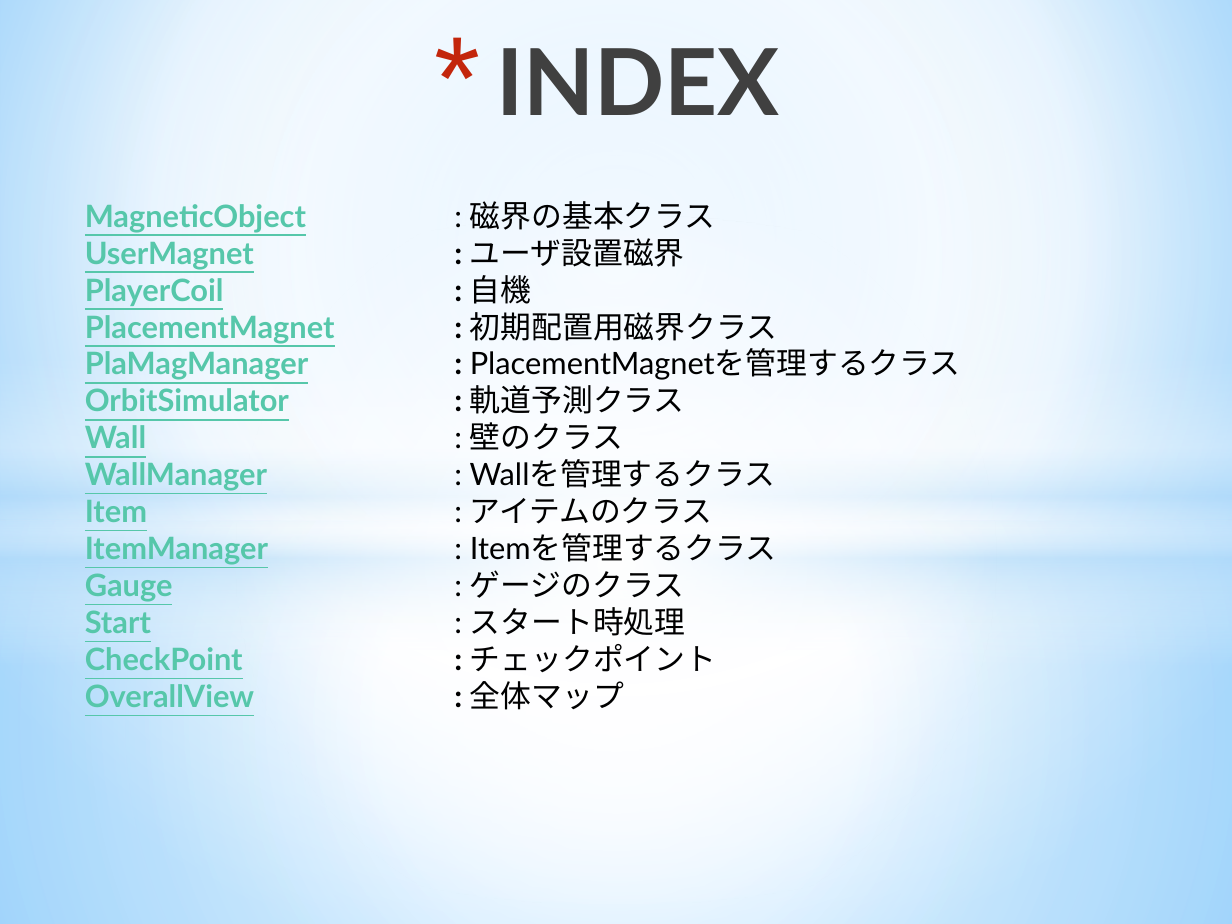
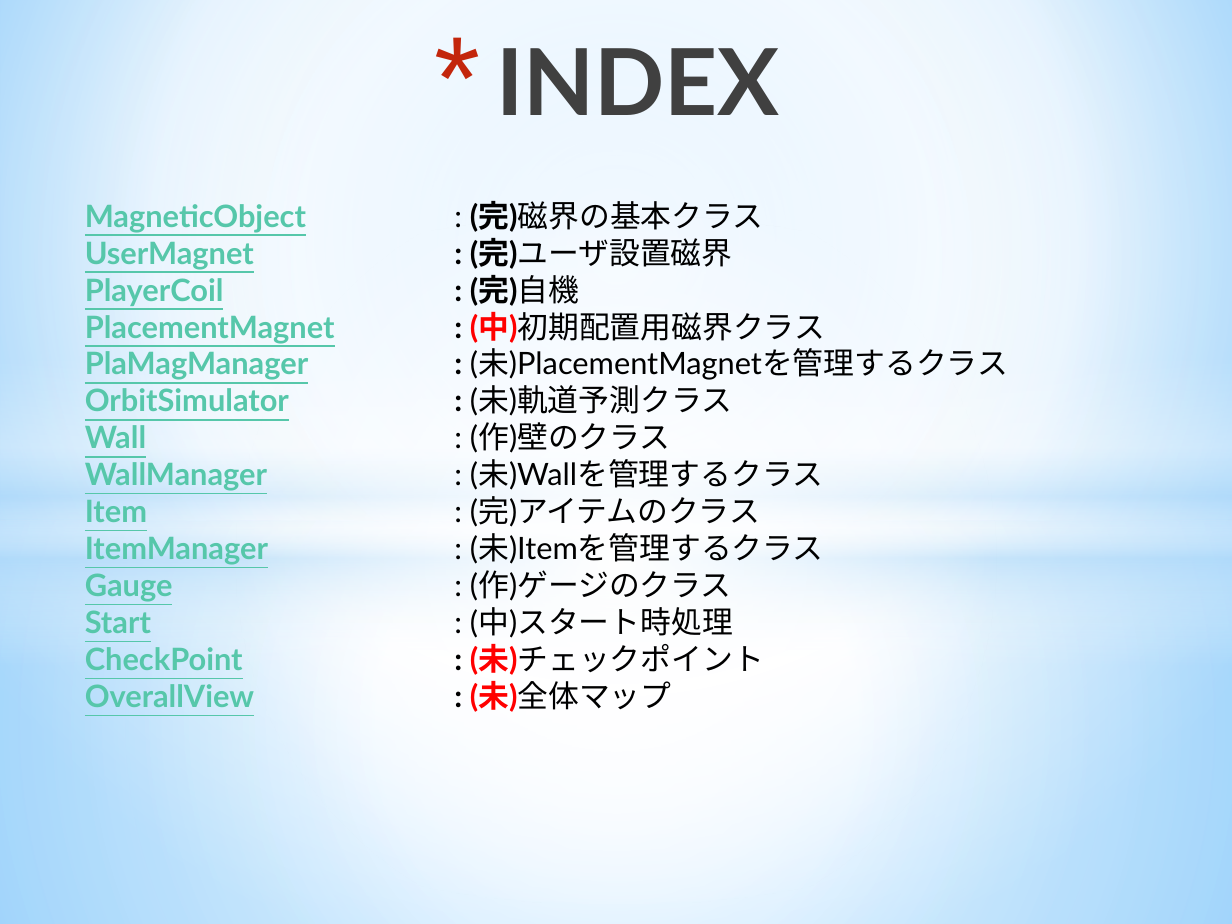
Before and after one commit to xtatrax/oldPrj-SchoolTask_BomberProject-public, a slide deck: slide 2 of Document/RequiredClasses.pptx. Drawn at 1232x924 pixels with LibreOffice and Linux fonts; fonts in the diff are those of the drawing. Boxes give left, top, right and bottom in pixels: in the first picture for what was removed or moved away, otherwise in the second. Text is boxed around its words. In the diff, an @@ line names an element or a change of style, - is before the commit and + after.

```diff
--- a/Document/RequiredClasses.pptx
+++ b/Document/RequiredClasses.pptx
@@ text at (x1=85, y1=201, x2=1008, y2=712): text changed; text colour #56C7AA to #000000 @@
-MagneticObject : 磁界の基本クラス
-UserMagnet : ユーザ設置磁界
-PlayerCoil : 自機
-PlacementMagnet : 初期配置用磁界クラス
-PlaMagManager : PlacementMagnetを管理するクラス
-OrbitSimulator : 軌道予測クラス
-Wall : 壁のクラス
-WallManager : Wallを管理するクラス
-Item : アイテムのクラス
-ItemManager : Itemを管理するクラス
-Gauge : ゲージのクラス
-Start : スタート時処理
-CheckPoint : チェックポイント
-OverallView : 全体マップ
+MagneticObject : (完)磁界の基本クラス
+UserMagnet : (完)ユーザ設置磁界
+PlayerCoil : (完)自機
+PlacementMagnet : (中)初期配置用磁界クラス
+PlaMagManager : (未)PlacementMagnetを管理するクラス
+OrbitSimulator : (未)軌道予測クラス
+Wall : (作)壁のクラス
+WallManager : (未)Wallを管理するクラス
+Item : (完)アイテムのクラス
+ItemManager : (未)Itemを管理するクラス
+Gauge : (作)ゲージのクラス
+Start : (中)スタート時処理
+CheckPoint : (未)チェックポイント
+OverallView : (未)全体マップ
```
Also in this commit, not shown: 27 other files.
